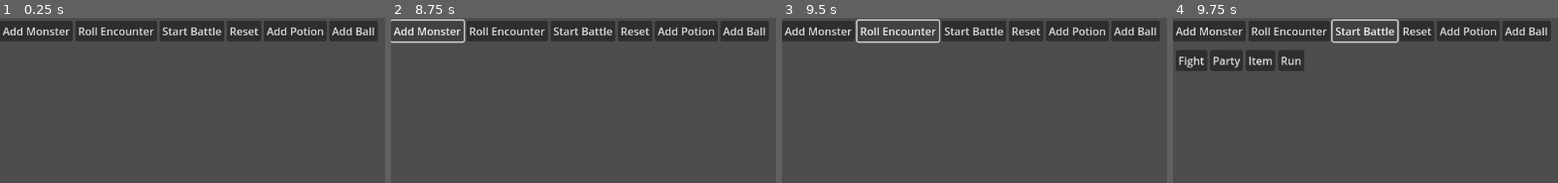
Above: before the commit, frames 1-4 (left to right).
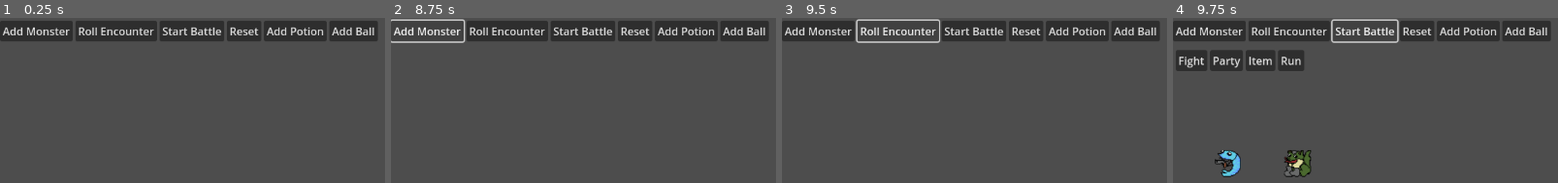
Above: after the commit, the same moments.

Repository: jevonsp/MonsterTamerRPG
Game: Godot game, scene res://scenes/test/testing.tscn
The game is run twice, just before and just after one commit, with the same random seed, the same clock (stepped at 60 frames per second) and the same inputs.
Inputs:
- Up to frame 1 (0.25 s): no input
- Up to frame 2 (8.75 s): click "Start Battle" at 0.5 s; click "Start Battle" at 1.25 s; click "Add Monster" at 2 s; click "Roll Encounter" at 2.75 s; click "Add Potion" at 3.5 s; click "Add Ball" at 4.25 s; click "Add Monster" at 5 s; click "Roll Encounter" at 5.75 s; click "Add Potion" at 6.5 s; click "Add Ball" at 7.25 s; click "Add Monster" at 8 s
- Up to frame 3 (9.5 s): click "Roll Encounter" at 8.75 s
- Up to frame 4 (9.75 s): click "Start Battle" at 9.5 s

Frames 1-3 are identical in both runs. In frame 4, 1.6% of the frame differs, in the area x 10-36%, y 80-97%.
Error in both runs: Invalid assignment of property or key 'getting_exp' with value of type 'bool' on a base object of type 'Nil'. (res://singletons/BattleManager.gd:47)

Commit message:
.

Diff:
--- a/resources/Item.gd
+++ b/resources/Item.gd
@@ -3,6 +3,10 @@
 @export var name: String = ""
 @export var sprite: Texture2D
 @export_range(-7, 7) var priority: int = 0
+
+@export_subgroup("Animation")
+@export_enum("ACTOR", "TARGET", "THROWN", "CENTER") var animation_type = "CENTER"
+@export var animation: PackedScene
 
 @export_subgroup("Target Type")
 @export_enum("ENEMY", "ALLY") var target_type: String = "ALLY"
--- a/resources/Monster.gd
+++ b/resources/Monster.gd
@@ -56,18 +56,38 @@
 	special_attack = int((((2 * species.base_special_attack * level) / 100.0) + 5) * 1)
 	special_defense = int((((2 * species.base_special_defense * level) / 100.0) + 5) * 1)
 
+func get_stat(stat: String) -> int:
+	match stat:
+		"hitpoints": return hitpoints
+		"speed": return speed
+		"attack": return attack
+		"defense": return defense
+		"special_attack": return special_attack
+		"special_defense": return special_defense
+	return 0
+
+
 func experience_to_level(lvl: int) -> int:
 	var BASE = 50
 	return BASE * (lvl - 1)
 
 func gain_exp(amount: int) -> void:
-	var levels_to_gain: int = 0
+	var old_level = level
 	var old_exp = experience
+
 	experience += amount
-	while experience >= experience_to_level(level + 1):
-		levels_to_gain += 1
-		level += 1
-	EventBus.exp_changed.emit(self, old_exp, experience, levels_to_gain)
+	var new_level = level
+	while experience >= experience_to_level(new_level + 1) and new_level < 100:
+		new_level += 1
+
+	var levels_gained = new_level - old_level
+
+	if levels_gained > 0:
+		level = new_level
+		set_stats()
+
+	EventBus.exp_changed.emit(self, old_exp, experience, levels_gained)
+	print("Gained ", amount, " EXP. Level: ", level, " EXP: ", experience, " Levels gained: ", levels_gained)
 
 func grant_exp() -> int:
 	var is_getting_exp: int = 0
@@ -105,14 +125,17 @@
 		await EventBus.fainting_done_animating
 		await Engine.get_main_loop().process_frame
 
-func heal_damage(amount: int):
+func heal(amount: int) -> void:
 	var starting = hitpoints
 	hitpoints += amount
-	EventBus.health_changed.emit(starting, hitpoints)
+	EventBus.health_changed.emit(self, starting, hitpoints)
 	await EventBus.health_done_animating
 	await Engine.get_main_loop().process_frame
 	if hitpoints >= max_hitpoints:
 		hitpoints = max_hitpoints
+
+func revive() -> void:
+	is_fainted = false
 
 func attempt_capture(capture_value: int, instant: bool):
 	capture_in_progress = true
--- a/resources/Move.gd
+++ b/resources/Move.gd
@@ -1,8 +1,11 @@
 class_name Move extends Resource
 
 @export var name: String = ""
-@export var sprite: Texture2D
 @export_range(-7, 7) var priority: int = 0
+
+@export_subgroup("Animation")
+@export_enum("ACTOR", "TARGET", "THROWN", "CENTER") var animation_type = "CENTER"
+@export var animation: PackedScene
 
 @export_subgroup("Target Type")
 @export_enum("ENEMY", "ALLY") var target_type: String = "ENEMY"
--- /dev/null
+++ b/resources/StatusEffect.gd
@@ -0,0 +1 @@
+class_name StatusEffect extends Resource
--- a/resources/item_effects/CaptureEffect.gd
+++ b/resources/item_effects/CaptureEffect.gd
@@ -7,7 +7,7 @@
 func apply(actor: Monster, target: Monster, item: Item) -> void:
 	match item.target_type:
 		"ENEMY":
-			EventBus.effect_started.emit("CAPTURE", actor, target, item.sprite)
+			EventBus.effect_started.emit("THROWN", actor, target, item.sprite)
 			var a = capture_chance(target)
 			print("Modified capture rate (a): ", a)
 			if a >= 1044480:
--- a/resources/item_effects/ItemHealEffect.gd
+++ b/resources/item_effects/ItemHealEffect.gd
@@ -8,28 +8,28 @@
 func apply(actor: Monster, target: Monster, item: Item) -> void:
 	match item.target_type:
 		"SELF":
-			_apply_heal(actor, target, item.name, item.sprite)
+			_apply_heal(actor, target, item)
 		"ALLY":
-			_apply_heal(actor, target, item.name, item.sprite)
+			_apply_heal(actor, target, item)
 		"ENEMY":
 			print(item.name, " has no healing effect on enemy target.")
 		"ENEMIES":
 			print(item.name, " has no healing effect on enemy targets.")
 		"ALLIES":
-			_apply_heal(actor, target, item.name, item.sprite)
+			_apply_heal(actor, target, item)
 		"ALL":
 			print(item.name, " has no healing effect on all targets (if any are enemies).")
 		_:
 			print("Unhandled target_type in ItemHealEffect:", item.target_type)
 
-func _apply_heal(actor: Monster, target: Monster, _name: String, sprite: Texture2D) -> void:
-	EventBus.effect_started.emit("HEAL", actor, target, sprite)
+func _apply_heal(actor: Monster, target: Monster, item: Item) -> void:
+	EventBus.effect_started.emit(item.target_type, actor, target, item.animation)
 	if revives and target.is_fainted:
 		target.revive()
-		print(target.name, " was revived by ", _name)
+		print(target.name, " was revived by ", item.name)
 	elif not target.is_fainted:
 		target.heal_damage(heal_amount)
-		print("player used ", _name, " to heal ", target.name, " for ", heal_amount, " HP")
+		print("player used ", item.name, " to heal ", target.name, " for ", heal_amount, " HP")
 	print("(actor): ", actor, "(target): ", target)
 	print("player_actor: ", BattleManager.player_actor, "enemy_actor: ", BattleManager.enemy_actor)
 	print("health now: ", target.hitpoints)
--- a/resources/monsters/Fox_McLeaf.tres
+++ b/resources/monsters/Fox_McLeaf.tres
@@ -1,12 +1,14 @@
-[gd_resource type="Resource" script_class="MonsterData" load_steps=4 format=3 uid="uid://pxtac13xygko"]
+[gd_resource type="Resource" script_class="MonsterData" load_steps=5 format=3 uid="uid://pxtac13xygko"]
 
 [ext_resource type="Script" uid="uid://coff2nnisn6g2" path="res://resources/Move.gd" id="1_lxe2k"]
 [ext_resource type="Resource" uid="uid://yba5nj2cbh3b" path="res://resources/moves/Slap.tres" id="2_cmk2l"]
 [ext_resource type="Script" uid="uid://cf7d81q2bjlj0" path="res://resources/MonsterData.gd" id="2_gautn"]
+[ext_resource type="Texture2D" uid="uid://ch5o824ebxq1t" path="res://assets/monsters/fox_mcleaf.png" id="4_suhad"]
 
 [resource]
 script = ExtResource("2_gautn")
 name = "Fox McLeaf"
+sprite = ExtResource("4_suhad")
 base_hitpoints = 120
 base_defense = 100
 base_special_defense = 80
--- a/resources/monsters/Pistol_Shrimp.tres
+++ b/resources/monsters/Pistol_Shrimp.tres
@@ -1,12 +1,14 @@
-[gd_resource type="Resource" script_class="MonsterData" load_steps=4 format=3 uid="uid://bkcc35o5n7kil"]
+[gd_resource type="Resource" script_class="MonsterData" load_steps=5 format=3 uid="uid://bkcc35o5n7kil"]
 
 [ext_resource type="Script" uid="uid://coff2nnisn6g2" path="res://resources/Move.gd" id="1_3g2kv"]
 [ext_resource type="Resource" uid="uid://yba5nj2cbh3b" path="res://resources/moves/Slap.tres" id="2_05o4f"]
 [ext_resource type="Script" uid="uid://cf7d81q2bjlj0" path="res://resources/MonsterData.gd" id="2_s4koy"]
+[ext_resource type="Texture2D" uid="uid://bblshkejbt64c" path="res://assets/monsters/pistol_shrimp.png" id="4_e6udc"]
 
 [resource]
 script = ExtResource("2_s4koy")
 name = "Pistol Shrimp"
+sprite = ExtResource("4_e6udc")
 base_hitpoints = 80
 base_speed = 100
 base_attack = 120
--- a/resources/monsters/Pyro_Badger.tres
+++ b/resources/monsters/Pyro_Badger.tres
@@ -1,12 +1,14 @@
-[gd_resource type="Resource" script_class="MonsterData" load_steps=4 format=3 uid="uid://drqip02v341yq"]
+[gd_resource type="Resource" script_class="MonsterData" load_steps=5 format=3 uid="uid://drqip02v341yq"]
 
 [ext_resource type="Script" uid="uid://coff2nnisn6g2" path="res://resources/Move.gd" id="1_o31t0"]
 [ext_resource type="Resource" uid="uid://yba5nj2cbh3b" path="res://resources/moves/Slap.tres" id="2_3ogrh"]
 [ext_resource type="Script" uid="uid://cf7d81q2bjlj0" path="res://resources/MonsterData.gd" id="2_t1w8q"]
+[ext_resource type="Texture2D" uid="uid://di2wg8wxikato" path="res://assets/monsters/pyro_badger.png" id="4_vl2ch"]
 
 [resource]
 script = ExtResource("2_t1w8q")
 name = "Pyro Badger"
+sprite = ExtResource("4_vl2ch")
 base_speed = 100
 base_special_attack = 150
 moves = Array[ExtResource("1_o31t0")]([ExtResource("2_3ogrh")])
--- a/resources/move_effects/DamageEffect.gd
+++ b/resources/move_effects/DamageEffect.gd
@@ -7,7 +7,7 @@
 func apply(actor: Monster, target: Monster, move: Move) -> void:
 	match move.target_type:
 		"ENEMY":
-			EventBus.effect_started.emit("DAMAGE", actor, target, move.sprite)
+			EventBus.effect_started.emit(move.animation_type, actor, target, move.animation)
 			var damage = calculate_damage(actor, target, move)
 			target.take_damage(damage)
 			print(actor.name, " dealt ", damage, " to ", target.name)
@@ -20,11 +20,11 @@
 	var d: int = 0
 	match move.damage_category:
 		"PHYSICAL":
-			a = actor.attack
-			d = target.defense
+			a = actor.get_stat("attack")
+			d = target.get_stat("defense")
 		"SPECIAL":
-			a = actor.special_attack
-			d = target.special_defense
+			a = actor.get_stat("special_attack")
+			d = target.get_stat("special_defense")
 	var MODIFIERS: float = 1.0
 	var damage = int((((((2 * actor.level) / 5.0) + 2) * base_power * a / float(d)) / 50.0) * MODIFIERS)
 	return damage
--- a/resources/move_effects/MoveHealEffect.gd
+++ b/resources/move_effects/MoveHealEffect.gd
@@ -8,22 +8,22 @@
 func apply(actor: Monster, target: Monster, move: Move) -> void:
 	match move.target_type:
 		"SELF":
-			_apply_heal(actor, target, move.name, move.sprite)
+			_apply_heal(actor, target, move)
 		"ALLY":
-			_apply_heal(actor, target, move.name, move.sprite)
+			_apply_heal(actor, target, move)
 		"ENEMY":
 			print(move.name, " has no healing effect on enemy target.")
 		"ENEMIES":
 			print(move.name, " has no healing effect on enemy targets.")
 		"ALLIES":
-			_apply_heal(actor, target, move.name, move.sprite)
+			_apply_heal(actor, target, move)
 		"ALL":
 			print(move.name, " has no healing effect on all targets (if any are enemies).")
 		_:
 			print("Unhandled target_type in MoveHealEffect:", move.target_type)
 
-func _apply_heal(actor: Monster, target: Monster, name: String, sprite: Texture2D) -> void:
-	EventBus.effect_started.emit("HEAL", actor, target, sprite)
+func _apply_heal(actor: Monster, target: Monster, move: Move) -> void:
+	EventBus.effect_started.emit(move.target_type, actor, target, move.animation)
 	if revives and target.is_fainted:
 		target.revive()
 		print(target.name, " was revived by ", name)
--- a/scenes/battle/battle.gd
+++ b/scenes/battle/battle.gd
@@ -1,12 +1,13 @@
 extends CanvasLayer
-
-@export var player_actor_potrait: TextureRect
-@export var enemy_actor_potrait: TextureRect
 
 var player_actor = BattleManager.player_actor
 var player_actor2 = BattleManager.player_actor2
 var enemy_actor = BattleManager.enemy_actor
 var enemy_actor2 = BattleManager.enemy_actor2
+
+var battle_scene
+var single = preload("res://scenes/battle/single/single_battle_ui.tscn")
+var double = preload("res://scenes/battle/double/double_battle_ui.tscn")
 
 func _ready() -> void:
 	if not EventBus.effect_started.is_connected(_on_effect_started):
@@ -23,6 +24,16 @@
 		EventBus.capture_shake.connect(_on_capture_shake)
 	if not EventBus.capture_animation.is_connected(_on_capture_animation):
 		EventBus.capture_animation.connect(_on_capture_animation)
+	if BattleManager.single_battle:
+		var scene = single.instantiate()
+		scene.setup_battle(BattleManager.player_actor, BattleManager.enemy_actor)
+		add_child(scene)
+		battle_scene = scene
+	elif not BattleManager.single_battle:
+		var scene = double.instantiate()
+		scene.setup_battle(BattleManager.player_actor, BattleManager.enemy_actor)
+		add_child(scene)
+		battle_scene = scene
 
 func _input(event: InputEvent) -> void:
 	if event.is_action_pressed("ui_cancel"):
@@ -75,40 +86,16 @@
 	var action = RunAction.new(BattleManager.player_actor, [BattleManager.enemy_actor])
 	BattleManager.on_action_selected(action)
 
-func _on_effect_started(effect_type: String, actor: Monster, _target: Monster, _effect_image: Texture2D):
+func _on_effect_started(effect_type: String, actor: Monster, target: Monster, _effect):
 	print("effect_type: ", effect_type)
 	match effect_type:
-		"DAMAGE":
-			if actor == BattleManager.player_actor:
-				pass
-			if actor == BattleManager.enemy_actor:
-				pass
-		"HEAL":
-			pass
-		"SWITCH":
-			pass
-		"RUN":
-			pass
-		"CAPTURE":
-			pass
+		"ACTOR": print("effect centered on: ", actor)
+		"TARGET": print("effect centered on: ", target)
+		"THROWN": print("effect goes from: ", actor, " to target: ", target)
+		"CENTER": print("effect centered on screen")
+		"RUN": print("animate run")
 	await get_tree().create_timer(Settings.game_speed).timeout
 	EventBus.effect_ended.emit()
-
-func monster_position(monster: Monster) -> TextureRect:
-	if BattleManager.single_battle:
-		if monster == player_actor:
-			return player_actor_potrait
-		if monster == enemy_actor:
-			return enemy_actor_potrait
-	if monster == player_actor:
-			pass
-	if monster == enemy_actor:
-		pass
-	if monster == player_actor2:
-		pass
-	if monster == enemy_actor2:
-		pass
-	return null
 
 func _on_health_changed(_monster: Monster, _old: int, _new: int) -> void:
 	print("do health animation here")
@@ -120,9 +107,10 @@
 	await get_tree().create_timer(Settings.game_speed).timeout
 	EventBus.switch_done_animating.emit()
 
-func _on_exp_changed(_monster: Monster, _old: int, _new: int, _times: int) -> void:
+func _on_exp_changed(_monster: Monster, _old: int, _new: int, times: int) -> void:
 	print("do experience animation here")
-	await get_tree().create_timer(Settings.game_speed).timeout
+	for i in times:
+		await get_tree().create_timer(Settings.game_speed).timeout
 	EventBus.exp_done_animating.emit()
 
 func _on_monster_fainted(_monster: Monster):
--- a/scenes/battle/battle.tscn
+++ b/scenes/battle/battle.tscn
@@ -2,10 +2,8 @@
 
 [ext_resource type="Script" uid="uid://c8q40e5e8htaj" path="res://scenes/battle/battle.gd" id="1_7gynk"]
 
-[node name="Battle" type="CanvasLayer" node_paths=PackedStringArray("player_actor_potrait", "enemy_actor_potrait")]
+[node name="Battle" type="CanvasLayer"]
 script = ExtResource("1_7gynk")
-player_actor_potrait = NodePath("SinglePortraits/PlayerActor")
-enemy_actor_potrait = NodePath("SinglePortraits/EnemyActor")
 
 [node name="Main" type="HBoxContainer" parent="."]
 unique_name_in_owner = true
@@ -89,28 +87,6 @@
 size_flags_vertical = 4
 text = "Enemy"
 
-[node name="SinglePortraits" type="Control" parent="."]
-layout_mode = 3
-anchors_preset = 0
-offset_left = 41.0
-offset_top = 176.0
-offset_right = 81.0
-offset_bottom = 216.0
-
-[node name="PlayerActor" type="TextureRect" parent="SinglePortraits"]
-layout_mode = 0
-offset_left = -36.0
-offset_top = 2.0
-offset_right = 4.0
-offset_bottom = 42.0
-
-[node name="EnemyActor" type="TextureRect" parent="SinglePortraits"]
-layout_mode = 0
-offset_left = 34.0
-offset_top = 2.0
-offset_right = 74.0
-offset_bottom = 42.0
-
 [connection signal="pressed" from="Main/Button1" to="." method="_on_fight_pressed"]
 [connection signal="pressed" from="Main/Button2" to="." method="_on_party_pressed"]
 [connection signal="pressed" from="Main/Button3" to="." method="_on_item_pressed"]
--- /dev/null
+++ b/scenes/battle/double/double_battle_ui.tscn
@@ -0,0 +1,3 @@
+[gd_scene format=3 uid="uid://0cupnp54ccdi"]
+
+[node name="double_battle_ui" type="CanvasLayer"]
--- /dev/null
+++ b/scenes/battle/single/single_battle_ui.gd
@@ -0,0 +1,18 @@
+extends CanvasLayer
+
+@export var player_portrait: TextureRect
+@export var enemy_portrait: TextureRect
+
+func setup_battle(player: Monster, enemy: Monster):
+	setup_portraits(player, enemy)
+	setup_hp_bars(player, enemy)
+	setup_exp_bars(player, enemy)
+
+func setup_portraits(player, enemy):
+	player_portrait.texture = player.species.sprite
+	enemy_portrait.texture = enemy.species.sprite
+
+func setup_hp_bars(player, enemy):
+	pass
+func setup_exp_bars(player, enemy):
+	pass
--- /dev/null
+++ b/scenes/battle/single/single_battle_ui.tscn
@@ -0,0 +1,27 @@
+[gd_scene load_steps=2 format=3 uid="uid://ngfwf02dd1u"]
+
+[ext_resource type="Script" uid="uid://bj7aqi4rx3v3b" path="res://scenes/battle/single/single_battle_ui.gd" id="1_fb3iq"]
+
+[node name="single_battle_ui" type="CanvasLayer" node_paths=PackedStringArray("player_portrait", "enemy_portrait")]
+script = ExtResource("1_fb3iq")
+player_portrait = NodePath("Portraits/PlayerPortrait")
+enemy_portrait = NodePath("Portraits/EnemyPortrait")
+
+[node name="Portraits" type="Control" parent="."]
+layout_mode = 3
+anchors_preset = 0
+offset_left = 61.0
+offset_top = 197.0
+offset_right = 101.0
+offset_bottom = 237.0
+
+[node name="PlayerPortrait" type="TextureRect" parent="Portraits"]
+layout_mode = 0
+offset_right = 40.0
+offset_bottom = 40.0
+
+[node name="EnemyPortrait" type="TextureRect" parent="Portraits"]
+layout_mode = 0
+offset_left = 104.0
+offset_right = 144.0
+offset_bottom = 40.0
--- a/singletons/BattleManager.gd
+++ b/singletons/BattleManager.gd
@@ -119,6 +119,13 @@
 
 func execute_turn():
 	processing_turn = true
+
+	turn_actions.sort_custom(func(a, b):
+		if a.priority != b.priority:
+			return a.priority > b.priority
+		return a.actor.get_stat("speed") > b.actor.get_stat("speed")
+		)
+
 	for action in turn_actions:
 		if not in_battle:
 			return
@@ -136,9 +143,9 @@
 		if enemy_actor2 and enemy_actor2.is_fainted:
 			await give_exp()
 		if await check_victory():
-			continue
+			return
 		if await check_loss():
-			continue
+			return
 	turn_actions.clear()
 	processing_turn = false
 
Binary file added: assets/monsters/fox_mcleaf.png
Not shown, added: assets/monsters/fox_mcleaf.png.import
Binary file added: assets/monsters/pistol_shrimp.png
Not shown, added: assets/monsters/pistol_shrimp.png.import
Binary file added: assets/monsters/pyro_badger.png
Not shown, added: assets/monsters/pyro_badger.png.import
Not shown, added: resources/StatusEffect.gd.uid
Not shown, added: scenes/battle/single/single_battle_ui.gd.uid
